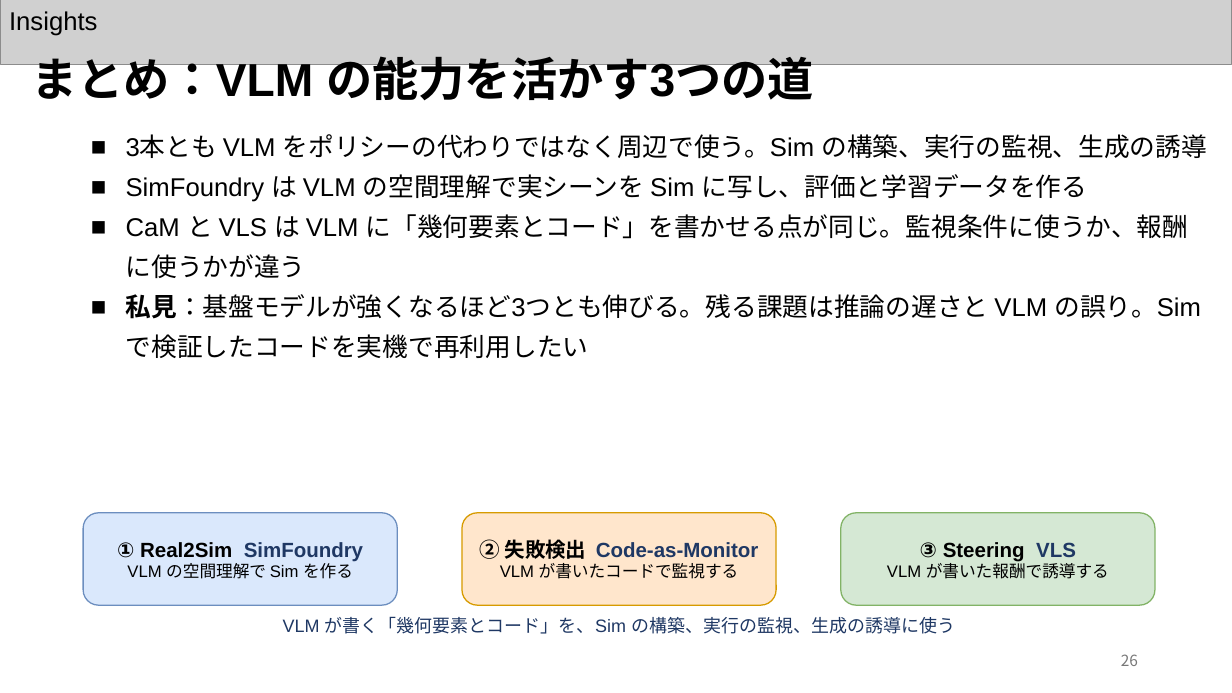
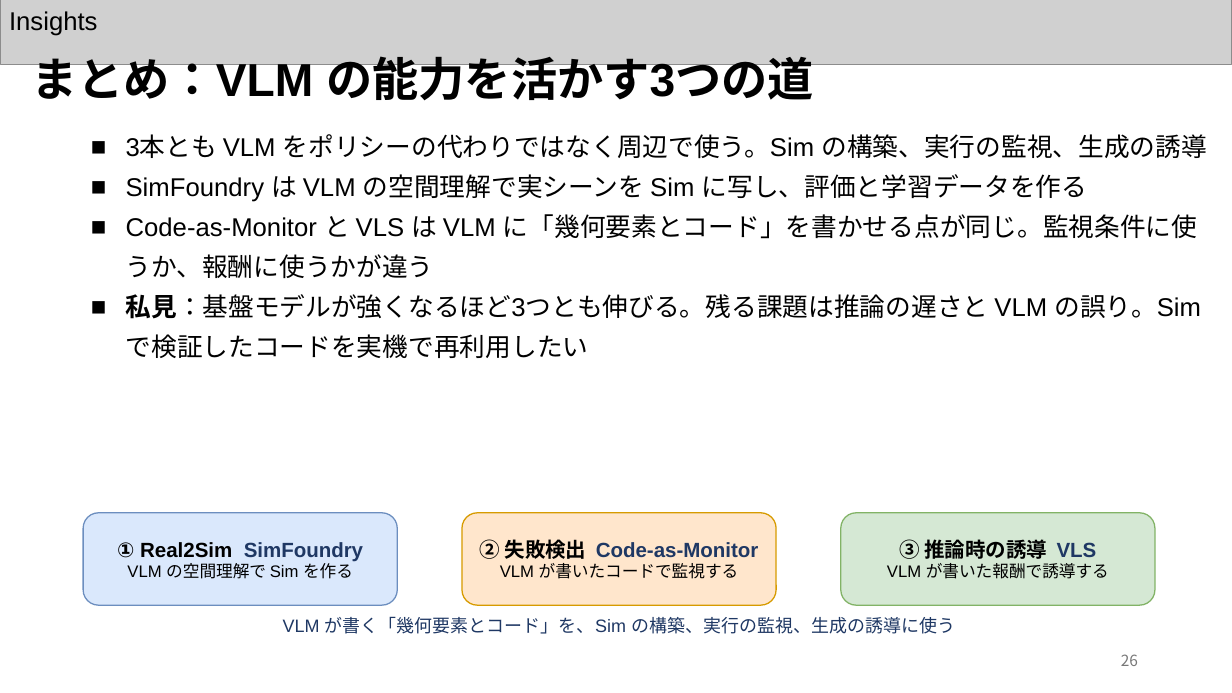
Before and after one commit to Azuma413/PaperPresentationSlides, a slide deck: slide 27 of 20261105_KaneyoshiHiratsuka_SurveySlide.pptx. Drawn at 1232x693 pixels with LibreOffice and Linux fonts; fonts in the diff are those of the drawing; grey boxes stand for pictures. Boxes give left, top, right and bottom in pixels: in the first picture for what was removed or moved away, otherwise in the second. Text is boxed around its words. In the diff, an @@ line names an element or a change of style, - is before the commit and + after.

```diff
--- a/20261105_KaneyoshiHiratsuka_SurveySlide.pptx
+++ b/20261105_KaneyoshiHiratsuka_SurveySlide.pptx
@@ text at <box>126,214,1197,278</box>: text changed @@
-■ CaM と VLS は VLM に「幾何要素とコード」を書かせる点が同じ。監視条件に使うか、報酬に使うかが違う
+■ Code-as-Monitor と VLS は VLM に「幾何要素とコード」を書かせる点が同じ。監視条件に使うか、報酬に使うかが違う
@@ text in rounded rectangle at <box>899,539,1097,559</box>: text changed @@
-③ Steering VLS
+③ 推論時の誘導 VLS
```
Also in this commit, not shown: 21 other slides changed, 3 other files.
